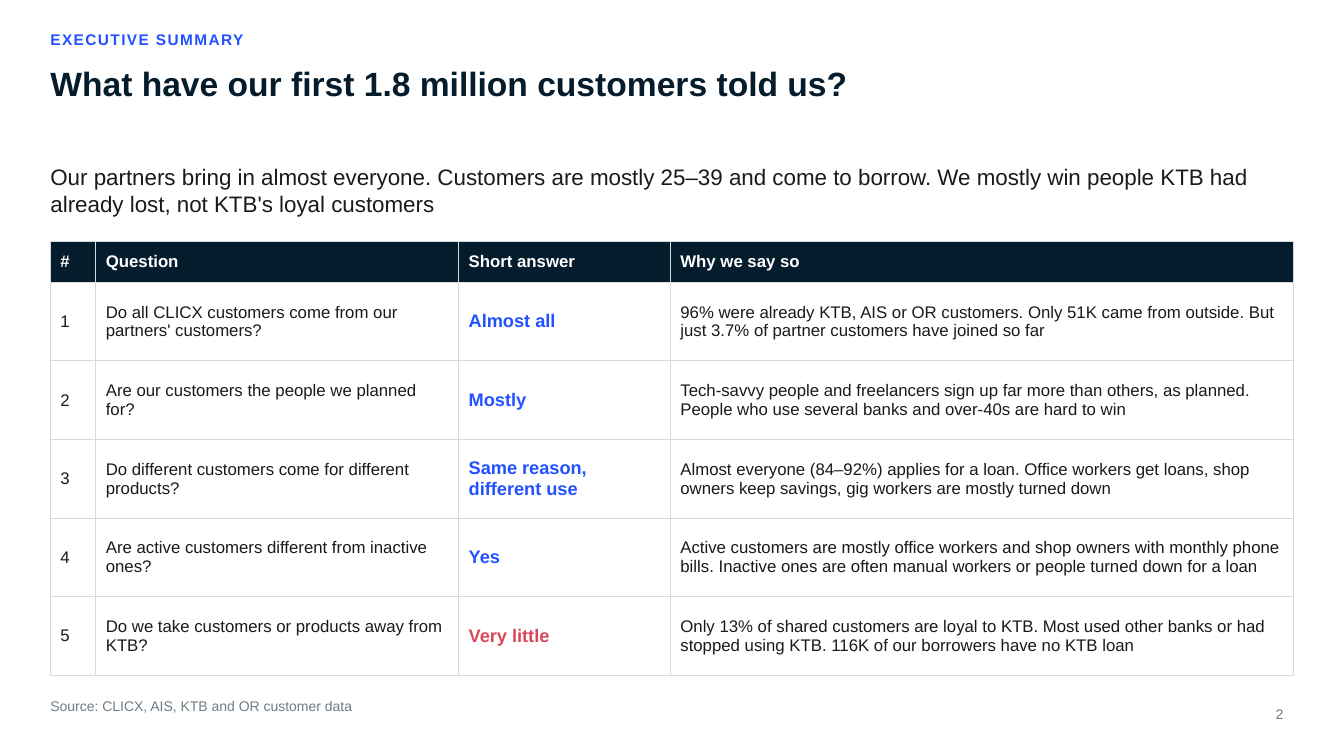
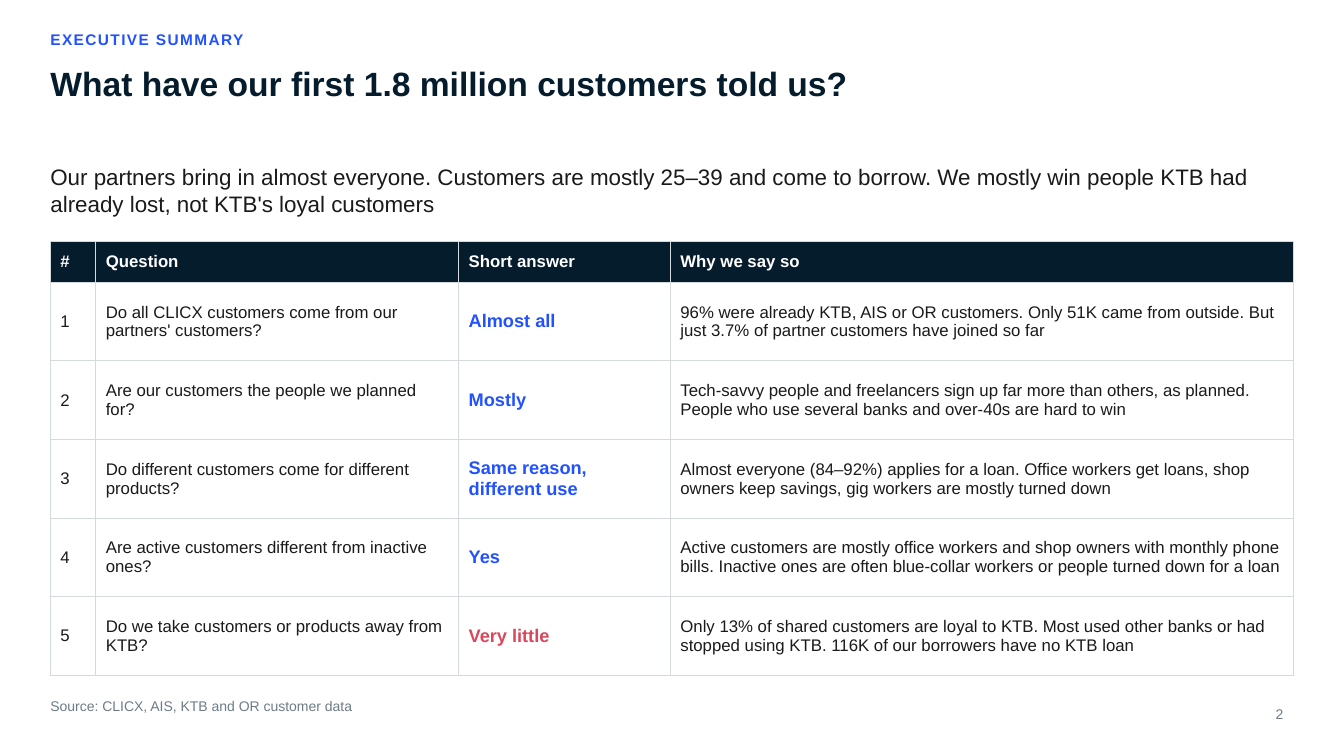
Before and after one commit to hweisim/claude_code, a slide deck: slide 2 of clicx_insights/CLICX_Customer_Insights.pptx. Drawn at 1344x756 pixels with LibreOffice and Linux fonts; fonts in the diff are those of the drawing; background and template pictures are left out. Boxes give left, top, right and bottom in pixels: in the first picture for what was removed or moved away, otherwise in the second. Text is boxed around its words. In the diff, an @@ line names an element or a change of style, - is before the commit and + after.

```diff
--- a/clicx_insights/CLICX_Customer_Insights.pptx
+++ b/clicx_insights/CLICX_Customer_Insights.pptx
@@ table at (x1=50, y1=242, x2=1294, y2=659) @@
-row 5, column 4: Active customers are mostly office workers and shop owners with monthly phone bills. Inactive ones are often manual workers or people turned down for a loan
+row 5, column 4: Active customers are mostly office workers and shop owners with monthly phone bills. Inactive ones are often blue-collar workers or people turned down for a loan
```
Also in this commit, not shown: 3 other slides changed, 3 other files.
